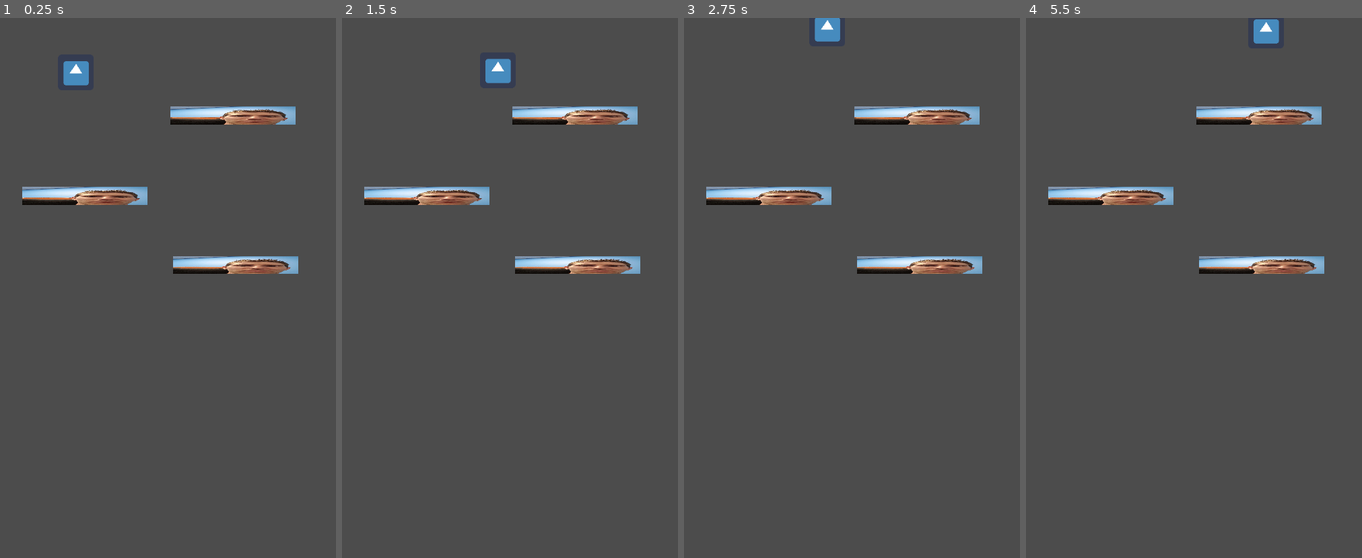
Above: before the commit, frames 1-4 (left to right).
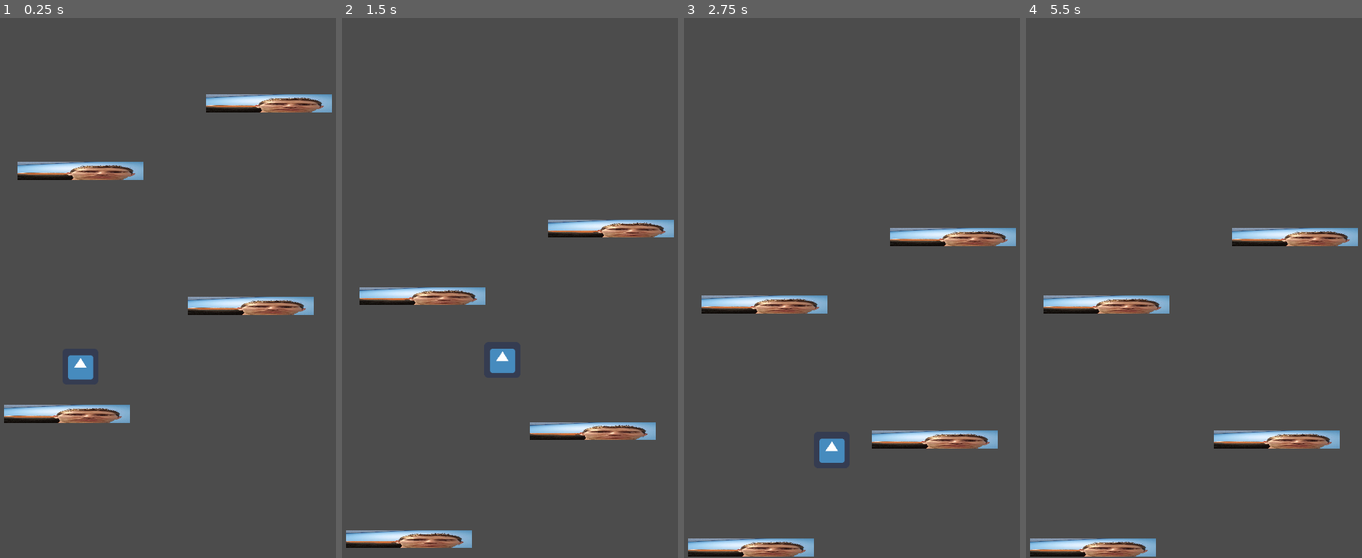
Above: after the commit, the same moments.

Repository: kdreese/GodotJump
Game: Godot game, scene res://states/Game/Game.tscn
Two runs of this game, one before a commit and one after it. Both use one fixed random seed, a clock stepped at 60 frames per second and the inputs below. The engine's default icon, where the game draws it, is replaced by a stand-in: a white triangle on a blue panel in a dark square.
Inputs:
- Up to frame 1 (0.25 s): no input
- Up to frame 2 (1.5 s): hold Right (move_right) from 0.53 s (still down)
- Up to frame 3 (2.75 s): release Right (move_right) at 2.03 s; hold Left (move_left) from 2.03 s (still down)
- Up to frame 4 (5.5 s): release Left (move_left) at 2.78 s; hold Right (move_right) 2.78-4.28 s; tap Enter at 4.25 s; hold Left (move_left) 4.28-5.03 s; tap Space at 5 s; hold Right (move_right) from 5.03 s (still down)

The runs differ from the first frame. In frame 1, 9.1% of the frame differs, in the area x 1-99%, y 8-75%; in frame 2, 9.2%; in frame 3, 9.3%, in the area x 1-99%, y 0-100%; in frame 4, 9.0%.

Commit message:
Implement camera

Diff:
--- a/objects/Jumper/Jumper.gd
+++ b/objects/Jumper/Jumper.gd
@@ -9,10 +9,18 @@
 
 onready var extents := ($CollisionShape2D.shape as RectangleShape2D).extents
 onready var bounds := get_viewport_rect().size
+onready var highest_y := position.y
+onready var camera_y_offset := ($Camera2D as Camera2D).position.y
 
 
 func _ready() -> void:
 	pass
+
+
+func _process(_delta: float) -> void:
+	if position.y < highest_y:
+		highest_y = position.y
+	position_camera()
 
 
 func _physics_process(delta: float) -> void:
@@ -26,3 +34,9 @@
 		position.x += bounds.x + (2 * extents.x)
 	if position.x >= bounds.x + extents.x:
 		position.x -= bounds.x + (2 * extents.x)
+
+
+# Put the camera in the correct place
+func position_camera() -> void:
+	$Camera2D.position.x = bounds.x / 2 - position.x
+	$Camera2D.position.y = camera_y_offset + highest_y - position.y
--- a/objects/Jumper/Jumper.tscn
+++ b/objects/Jumper/Jumper.tscn
@@ -23,3 +23,7 @@
 
 [node name="AnimatedSprite" type="AnimatedSprite" parent="."]
 frames = SubResource( 2 )
+
+[node name="Camera2D" type="Camera2D" parent="."]
+offset = Vector2( 0, -128 )
+current = true
--- a/states/Game/Game.tscn
+++ b/states/Game/Game.tscn
@@ -6,13 +6,16 @@
 [node name="Game" type="Node2D"]
 
 [node name="Jumper" parent="." instance=ExtResource( 1 )]
-position = Vector2( 200, 85 )
+position = Vector2( 208, 792 )
 
 [node name="Platform" parent="." instance=ExtResource( 2 )]
-position = Vector2( 216, 316 )
+position = Vector2( 208, 456 )
 
 [node name="Platform2" parent="." instance=ExtResource( 2 )]
-position = Vector2( 485, 439 )
+position = Vector2( 512, 696 )
 
 [node name="Platform3" parent="." instance=ExtResource( 2 )]
-position = Vector2( 480, 173 )
+position = Vector2( 544, 336 )
+
+[node name="Platform4" parent="." instance=ExtResource( 2 )]
+position = Vector2( 184, 888 )
